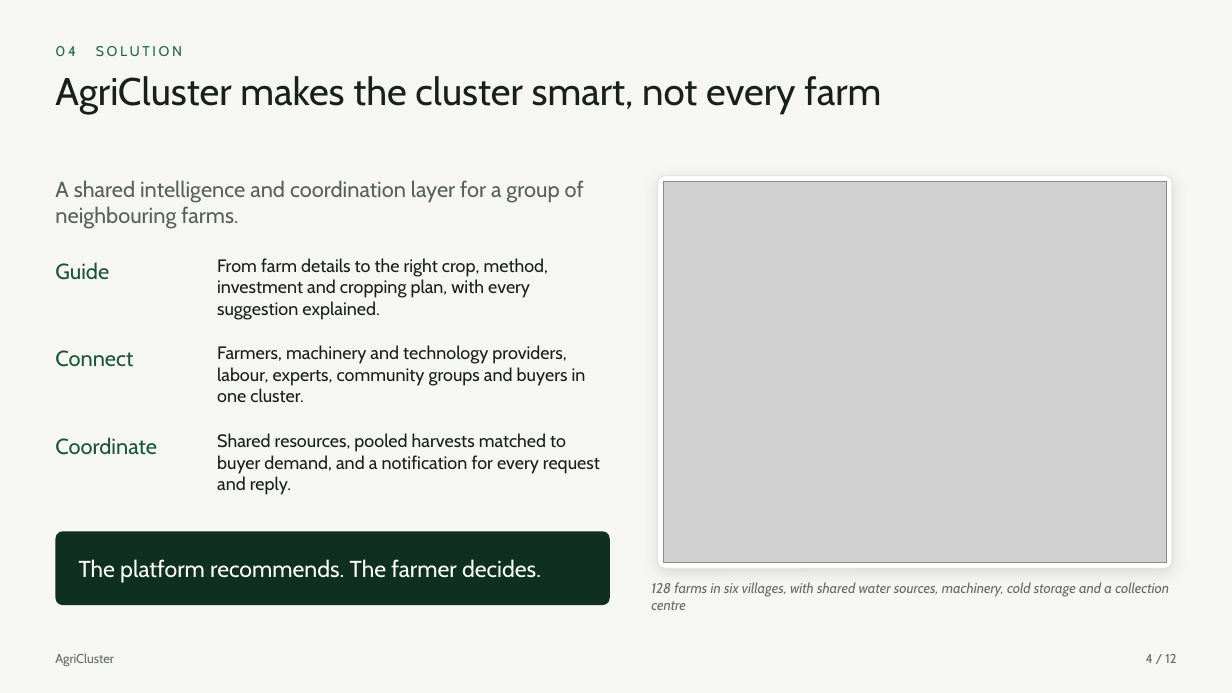
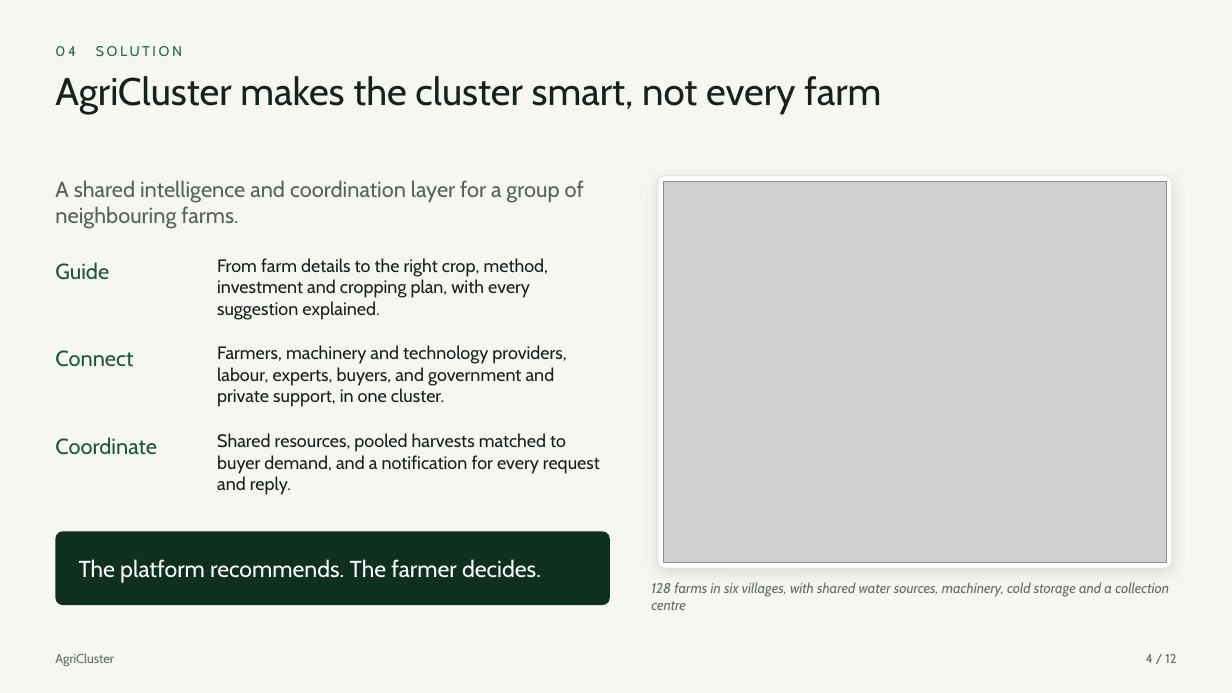
Before and after one commit to spandanamahesh63-hue/Agri_cluster-2, a slide deck: slide 4 of deck/AgriCluster-pitch.pptx. Drawn at 1232x693 pixels with LibreOffice and Linux fonts; fonts in the diff are those of the drawing; grey boxes stand for pictures. Boxes give left, top, right and bottom in pixels: in the first picture for what was removed or moved away, otherwise in the second. Text is boxed around its words. In the diff, an @@ line names an element or a change of style, - is before the commit and + after.

Commit message:
Pitch: talk track and deck updates for support and the real database
deck/TALK-TRACK.md: 3-minute pitch script, 21-step demo lines, close, and honest answers to likely judge questions. Deck slides 4, 7 and 11 mention government/private support and the cloud database with row-level security.

```diff
--- a/deck/AgriCluster-pitch.pptx
+++ b/deck/AgriCluster-pitch.pptx
@@ text at <box>217,345,566,407</box>: text changed @@
-Farmers, machinery and technology providers, labour, experts, community groups and buyers in one cluster.
+Farmers, machinery and technology providers, labour, experts, buyers, and government and private support, in one cluster.
```
Also in this commit, not shown: 2 other slides changed, 3 other files.
